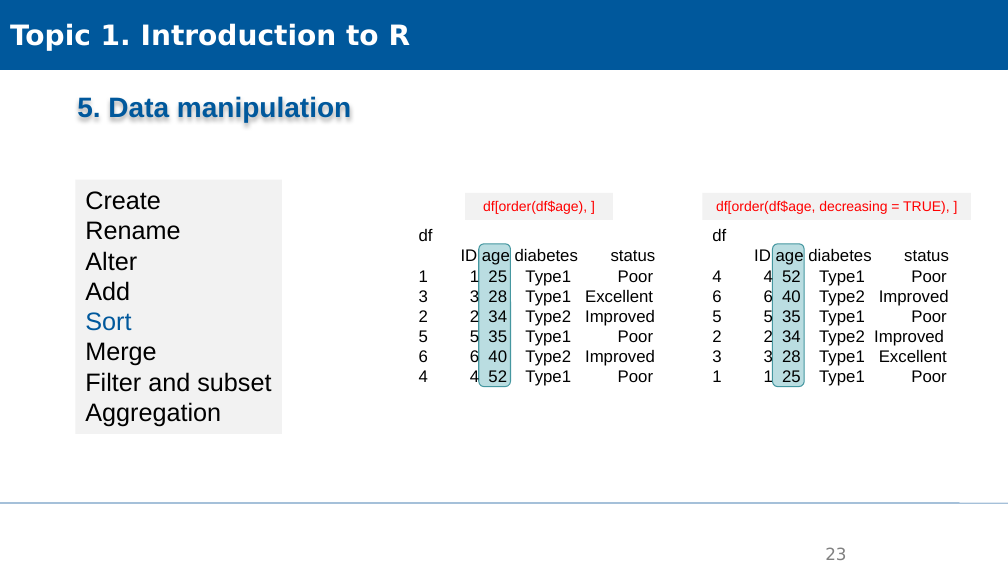
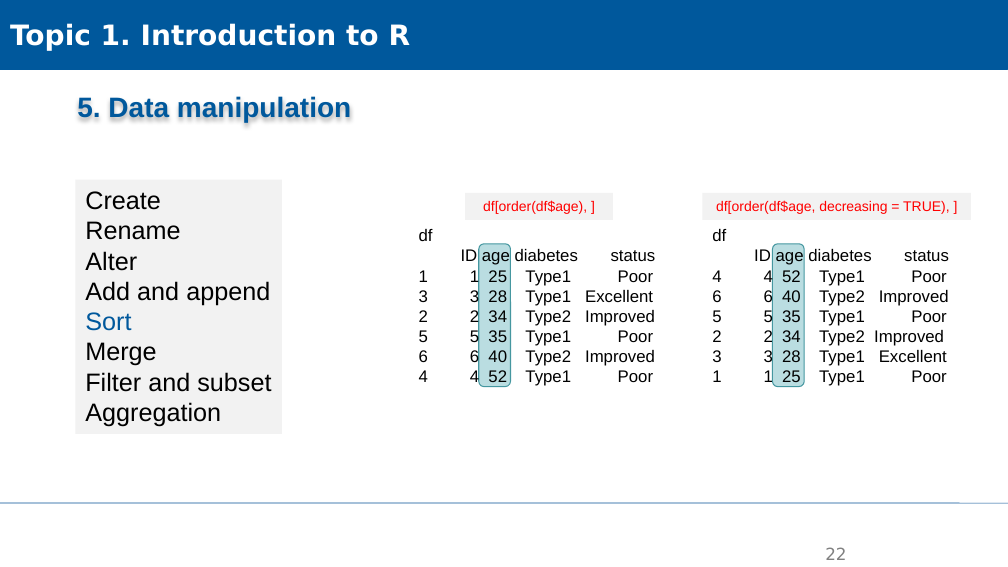
Before and after one commit to XiaoxiangGuanGFZ/FloodRiskSeminar, a slide deck: slide 22 of slides/FRS_exercise_R.pptx (slide 23 before the commit). Drawn at 1008x567 pixels with LibreOffice and Linux fonts; fonts in the diff are those of the drawing; background and template pictures are left out. Boxes give left, top, right and bottom in pixels: in the first picture for what was removed or moved away, otherwise in the second. Text is boxed around its words. In the diff, an @@ line names an element or a change of style, - is before the commit and + after.

```diff
--- a/slides/FRS_exercise_R.pptx
+++ b/slides/FRS_exercise_R.pptx
@@ text in rectangle at <box>85,281,270,306</box>: text changed @@
-Add
+Add and append
@@ page number at <box>825,547,846,560</box>: text changed @@
-23
+22
```
Also in this commit, not shown: 8 other slides changed, 1 slide removed, 1 other file.
